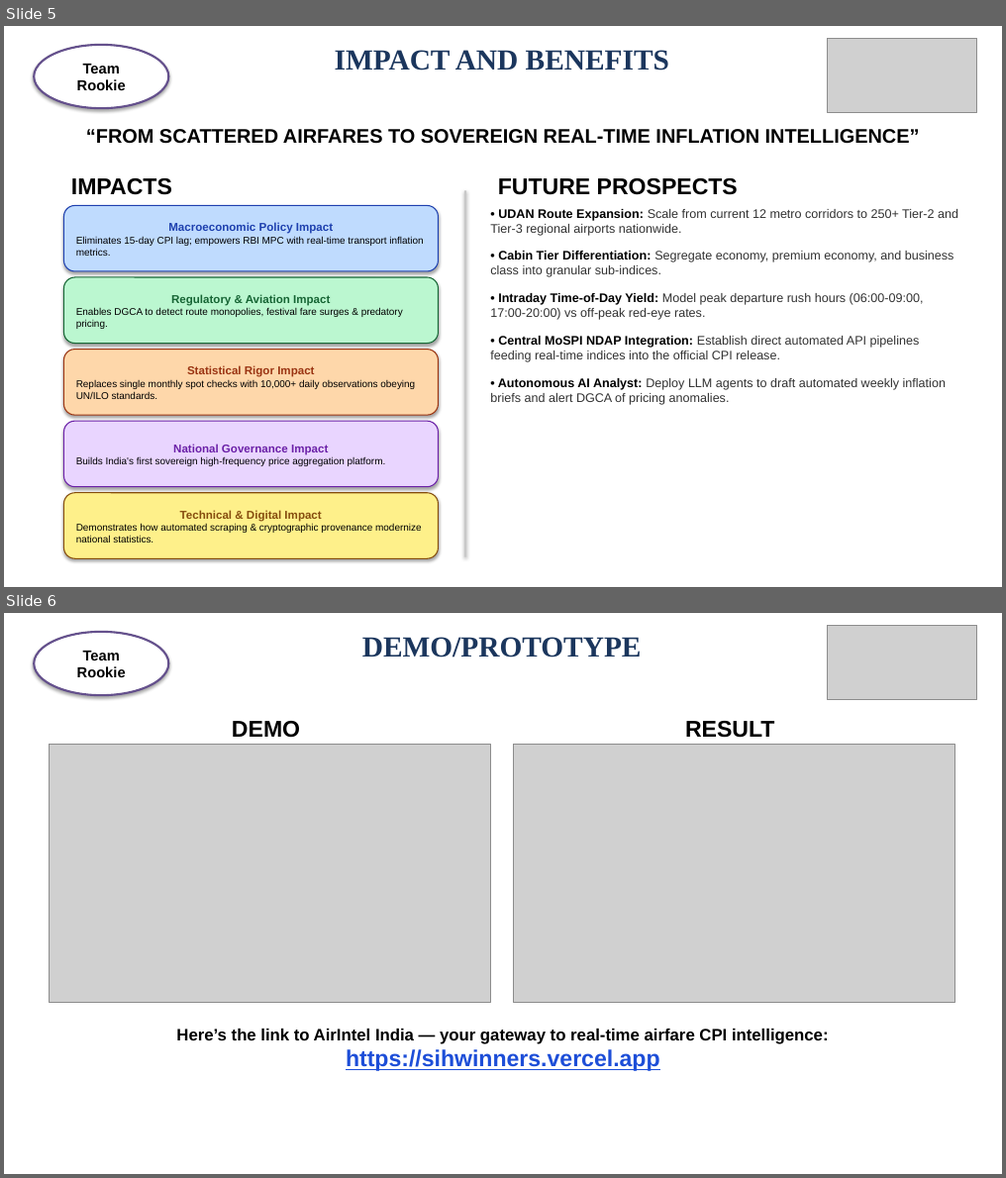
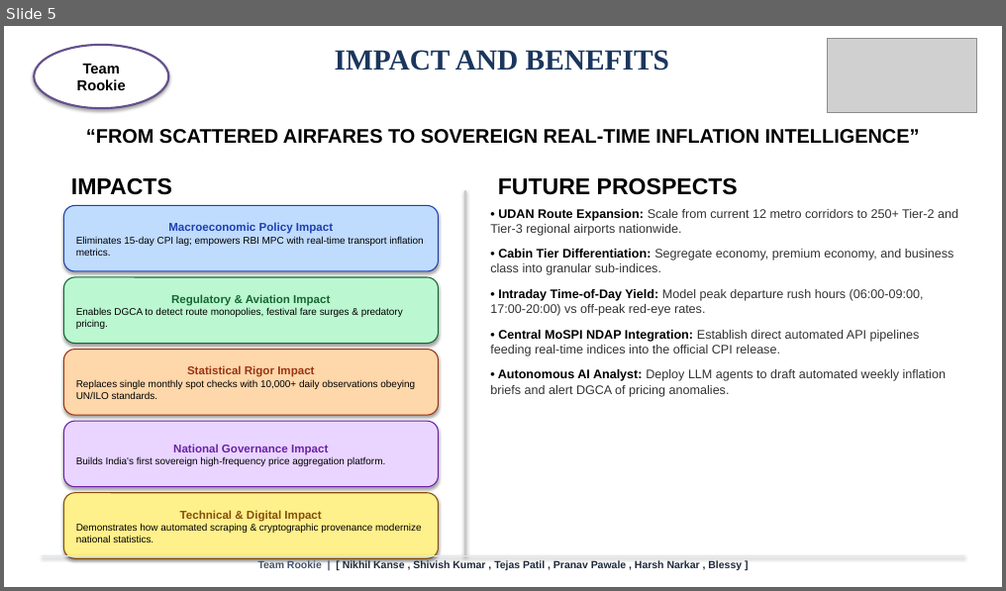
Before and after one commit to oshshivish-tech/sih26056_airfare_cpi, a slide deck: AirIntel_India_SIH26056_Presentation.pptx. Shown one above the other, each under a label of ours: slides 5 and 6 before the commit, slide 5 after it. The pictures are 1006x1178 and 1006x591 pixels, drawn with LibreOffice and Linux fonts; fonts in the diff are those of the drawing; grey boxes stand for pictures. Boxes give left, top, right and bottom in pixels: in the first picture for what was removed or moved away, otherwise in the second. Text is boxed around its words. In the diff, an @@ line names an element or a change of style, - is before the commit and + after.

```diff
--- a/AirIntel_India_SIH26056_Presentation.pptx
+++ b/AirIntel_India_SIH26056_Presentation.pptx
@@ slide 6 removed at (4,613,1002,1174), background #FFFFFF @@
@@ rectangle removed at (4,613,1002,1174) @@
@@ ellipse removed at (34,632,168,695) @@
-Team Rookie
@@ text removed at (362,637,642,658) @@
-DEMO/PROTOTYPE
@@ picture removed at (828,625,977,700) @@
@@ text removed at (232,721,300,738) @@
-DEMO
@@ text removed at (685,721,775,738) @@
-RESULT
@@ picture removed at (49,744,491,1002) @@
@@ picture removed at (513,744,954,1002) @@
@@ text removed at (176,1029,829,1071) @@
-Here’s the link to AirIntel India — your gateway to real-time airfare CPI intelligence:
-https://sihwinners.vercel.app
@@ slide 5 changed as well @@
@@ text "• UDAN Route Expansion: Scale ..." at (490,209,958,397): less space between paragraphs @@
@@ rectangle added at (42,556,964,557), fill #E2E8F0 @@
@@ text added at (258,561,742,571), 10 pt, text #1E293B, bold @@
+Team Rookie | [ Nikhil Kanse , Shivish Kumar , Tejas Patil , Pranav Pawale , Harsh Narkar , Blessy ]
```
Also in this commit, not shown: 5 other slides changed, 3 other files.
